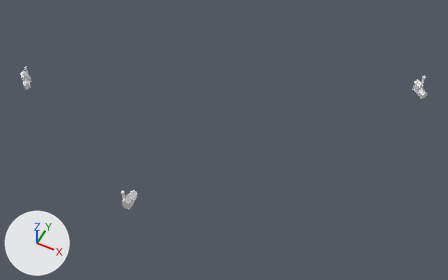
A saved change to the FBX model Assets/Assets/Aldeia/Casas (P)/Casa24/Casa24(P).fbx.
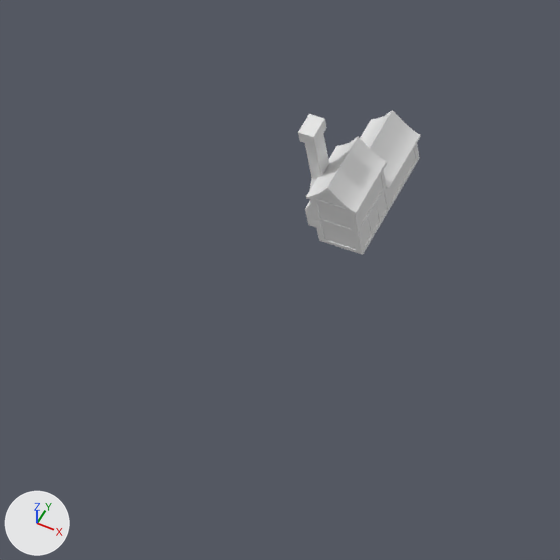
Old and new are each drawn whole from a camera (50 mm lens) standing at (194.4, -328.0, 274.1) and looking at (81.9, -103.0, -7.2) and again close up on the part from 18% to 35% of the width and 62% to 90% of the height. The axes (+X, +Y, +Z) are drawn at lower left. The lights are the same throughout. Where no turn or scale is listed for an object, it has been applied to the vertices.

In view in the first close-up: 'Casa24 - Povo'.
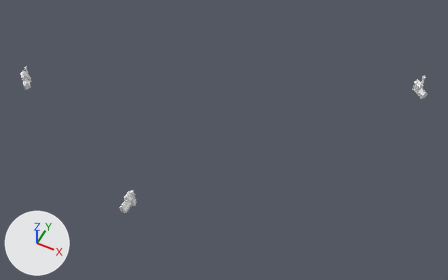
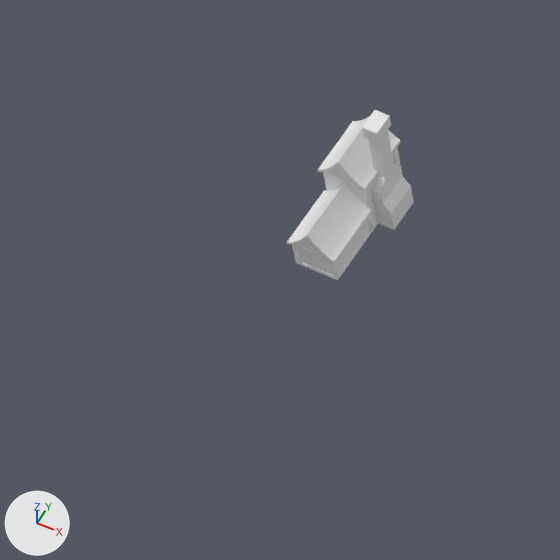
Where the newer file only moved an object's origin or applied its transform, the numbers keep the older frame.

Changed parts and their boxes (x1, y1, x2, y2) in the close-ups (560 x 560 px; the box of a moved part takes in the faces that stretch with it):
'Casa24 - Povo', reshaped
    before: (298, 110, 421, 255)
    after: (287, 110, 414, 280)
part 1 of me_cube_050, moved or reshaped
    before: (298, 114, 329, 227)
    after: (362, 110, 414, 230)
part 2 of me_cube_050, moved or reshaped
    before: (306, 110, 421, 255)
    after: (287, 116, 401, 280)

The change, as a diff of the scene's bpy script:
```diff
--- a/Assets/Assets/Aldeia/Casas (P)/Casa24/Casa24(P).fbx.py
+++ b/Assets/Assets/Aldeia/Casas (P)/Casa24/Casa24(P).fbx.py
@@ me_cube_050 @@
 me_cube_050.from_pydata(...)  # 2883 vertices, 2886 faces; spans x -55.0..183.0, y -177.0..-13.0, z 0.0..11.0
 # used by ob_casa24___povo; location = (0.0, 0.0, 0.0)
+# me_cube_050 part 1: the loose piece of 44 vertices spanning x 57.0..59.0, y -176.0..-173.0, z 0.0..11.0 is scaled about its middle by (-0.981, -1, 1), then moved by (4.0, 2.0, 0.0)
+# me_cube_050 part 2: the loose piece of 917 vertices spanning x 57.0..62.0, y -177.0..-167.0, z 0.0..8.0 is scaled about its middle by (-0.969, -1, 1), then moved by (0.0, -3.0, 0.0)
 me_cube_050.materials.append(mat_h24_telhado)
```
